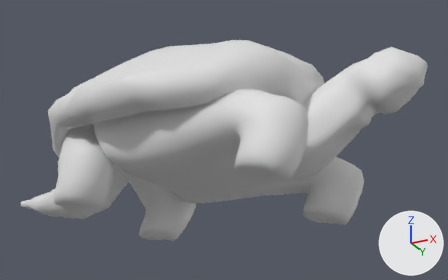
The FBX model Assets/FBX/turtle-lowpoly.fbx: old version first, new version second.
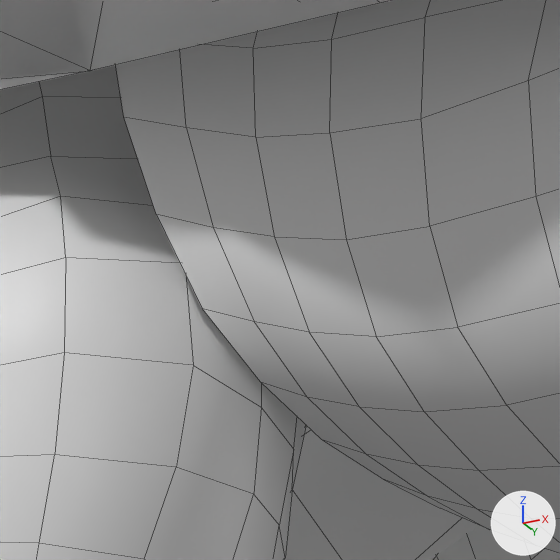
Old and new are each drawn whole from a 50 mm camera at (7.17, -20.81, -7.2) aimed at (-3.54, 0.61, 2.44) and again close up on the part from 18% to 32% of the width and 42% to 64% of the height. Lighting does not change. The marker at lower right points along +X, +Y and +Z. The close-ups show mesh edges as thin lines.
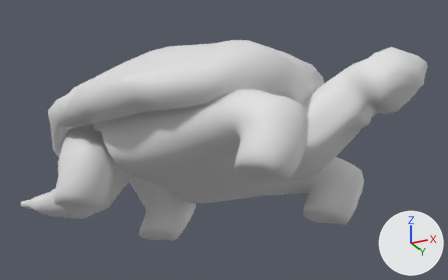
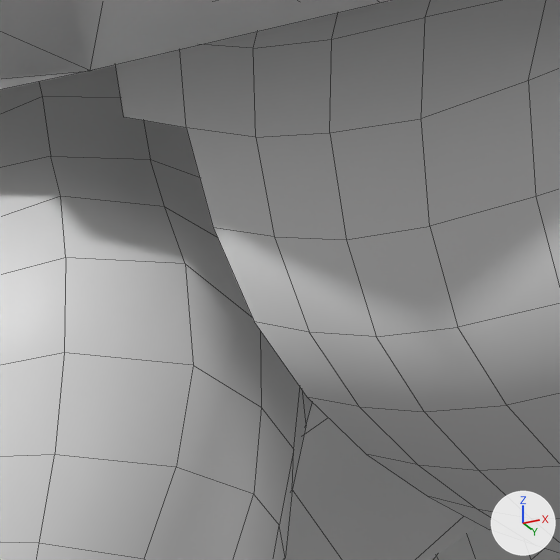
The edits, one by one:
me_mesh_003 has 1712 vertices, 1660 faces and spans x -13.8..4.9, y -4.3..4.3, z -1.0..4.2.
me_mesh_003 is used by ob_mesh_002; location (0.0, 0.0, 0.0).
Verts and faces of me_mesh_003; kept vertices keep their numbers, new ones are numbered from 1712.
Before the commit, vertices of me_mesh_003: 697 (-6.5, -3.8, 1.8) at pixel (186, 127), 702 (-6.3, -3.7, 1.3) at pixel (213, 227), 715 (-6.3, -2.6, 0.6) at pixel (366, 454), 719 (-6.3, -3.1, 0.7) at pixel (307, 397), 720 (-6.3, -2.1, 0.6) at pixel (427, 496).
Before the commit, vertices of me_mesh_003: 1360 (-6.3, -1.6, 0.6) at pixel (489, 529), 1364 (-6.4, -2.2, 0.7) at pixel (383, 479), 1365 (-6.5, -2.7, 0.7) at pixel (321, 439), 1366 (-6.5, -3.1, 0.8) at pixel (260, 382), 1370 (-6.6, -3.8, 1.4) at pixel (156, 214).
Before the commit, vertices of me_mesh_003: 1371 (-6.7, -3.9, 1.8) at pixel (123, 117), 1387 (-6.3, -3.4, 1.0) at pixel (254, 321), 1672 (-6.4, -1.8, 0.6) at pixel (440, 508), 1674 (-6.5, -3.5, 1.0) at pixel (202, 308).
Part 1, on me_mesh_003:
Vertices deleted: 1364, 1365, 1366, 1370, 1672, 1674 (with the faces that use them).

Boxes [x1, y1, x2, y2] around the edits, measured in the close-ups (560 x 560 px):
part 1 of me_mesh_003, deleted: before [124, 117, 487, 529]
